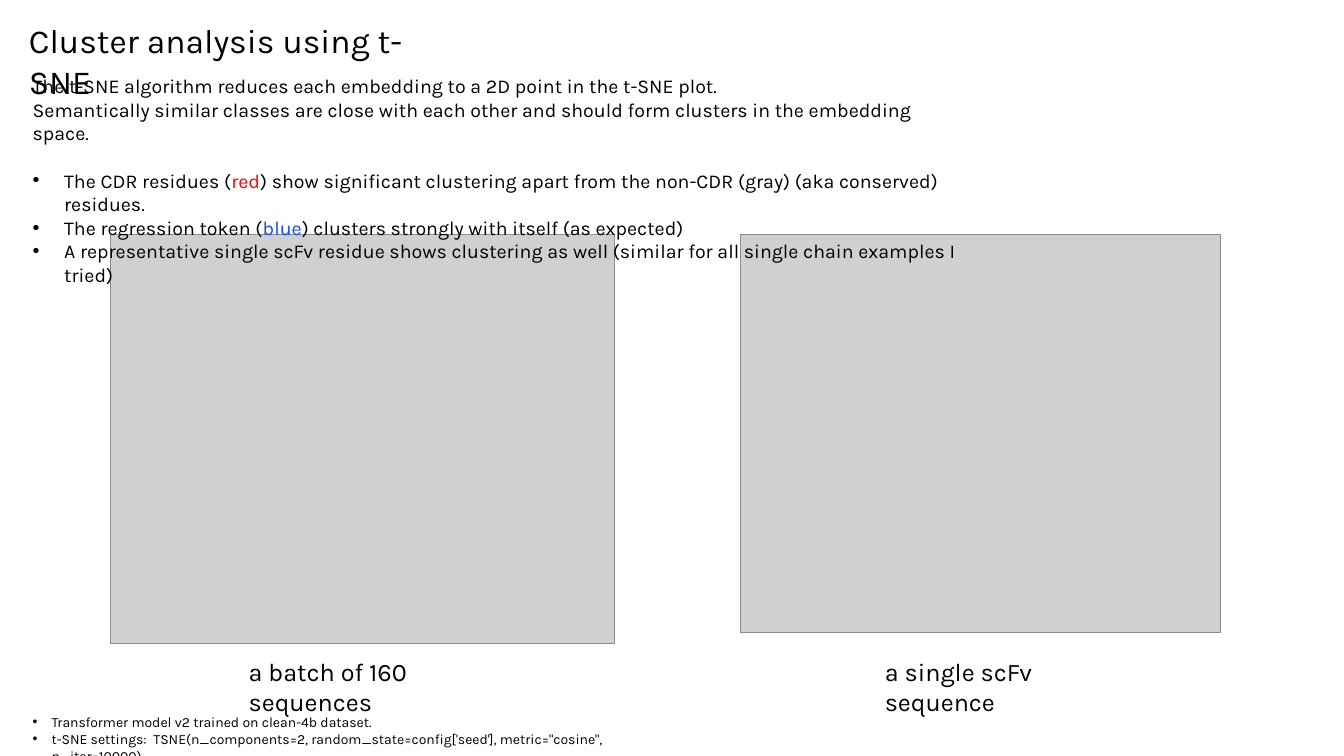
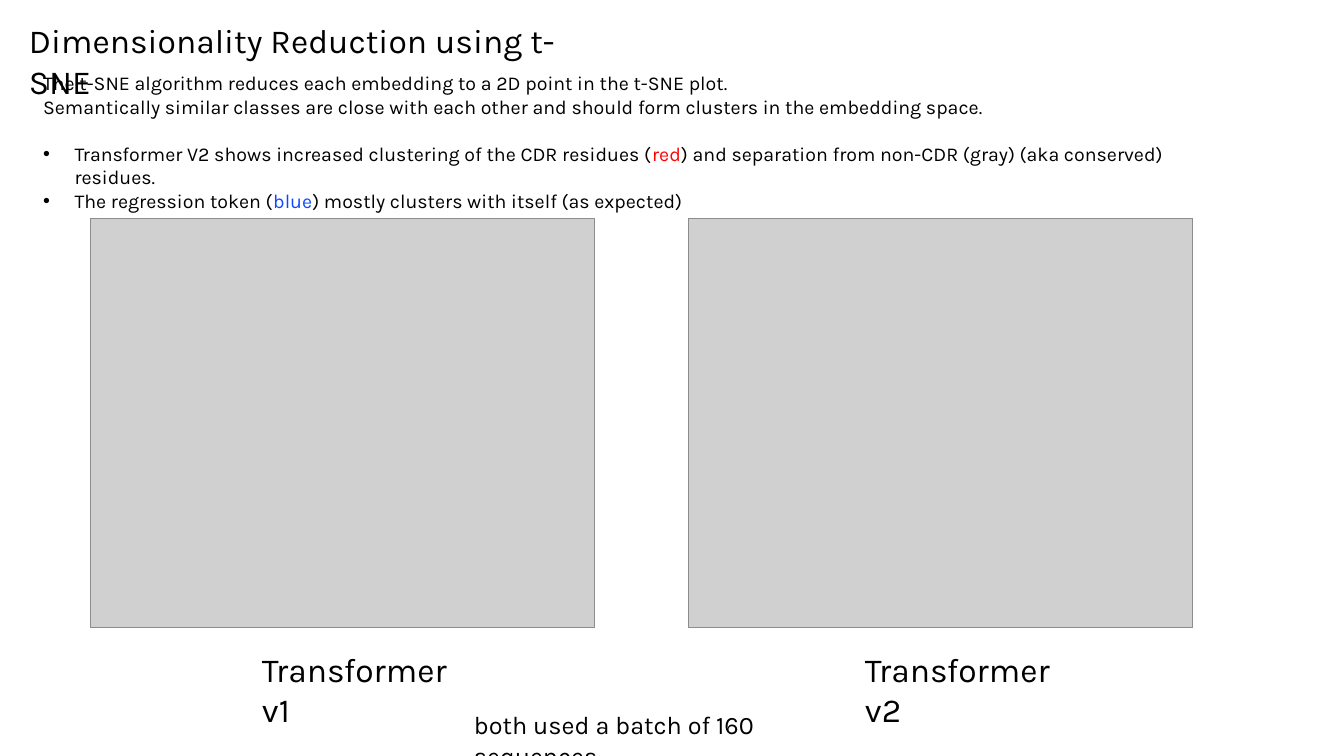
Before and after one commit to planaria158/BERT-antibody-antigen-binding-energy, a slide deck: slide 22 of Homework-aAlphaBio.pptx. Drawn at 1344x756 pixels with LibreOffice and Linux fonts; fonts in the diff are those of the drawing; grey boxes stand for pictures. Boxes give left, top, right and bottom in pixels: in the first picture for what was removed or moved away, otherwise in the second. Text is boxed around its words. In the diff, an @@ line names an element or a change of style, - is before the commit and + after.

Commit message:
slide deck

```diff
--- a/Homework-aAlphaBio.pptx
+++ b/Homework-aAlphaBio.pptx
@@ text at [29, 30, 554, 94]: text changed @@
-Cluster analysis using t-SNE
+Dimensionality Reduction using t-SNE
@@ text "The t-SNE algorithm reduces each ...": place and size @@
-text "The t-SNE algorithm reduces each ..." at [33, 76, 955, 288]
+text "The t-SNE algorithm reduces each ..." at [43, 73, 1163, 210]
@@ text at [75, 147, 1163, 210]: text changed @@
-• The CDR residues (red) show significant clustering apart from the non-CDR (gray) (aka conserved) residues.
-• The regression token (blue) clusters strongly with itself (as expected)
-• A representative single scFv residue shows clustering as well (similar for all single chain examples I tried)
+• Transformer V2 shows increased clustering of the CDR residues (red) and separation from non-CDR (gray) (aka conserved) residues.
+• The regression token (blue) mostly clusters with itself (as expected)
@@ picture: place and size @@
-picture at [111, 234, 615, 643]
+picture at [91, 219, 595, 628]
@@ picture: place and size @@
-picture at [741, 234, 1221, 632]
+picture at [690, 219, 1194, 628]
@@ text added at [262, 659, 447, 722], 24 pt, text #000000 @@
+Transformer v1
@@ text added at [865, 659, 1050, 722], 24 pt, text #000000 @@
+Transformer v2
@@ text removed at [885, 663, 1032, 717] @@
-a single scFv sequence
@@ text removed at [52, 714, 602, 748] @@
-• Transformer model v2 trained on clean-4b dataset.
-• t-SNE settings: TSNE(n_components=2, random_state=config['seed'], metric="cosine", n_iter=10000)
@@ text at [474, 716, 754, 735]: text changed @@
-a batch of 160 sequences
+both used a batch of 160 sequences
```
Also in this commit, not shown: 3 other slides changed.
